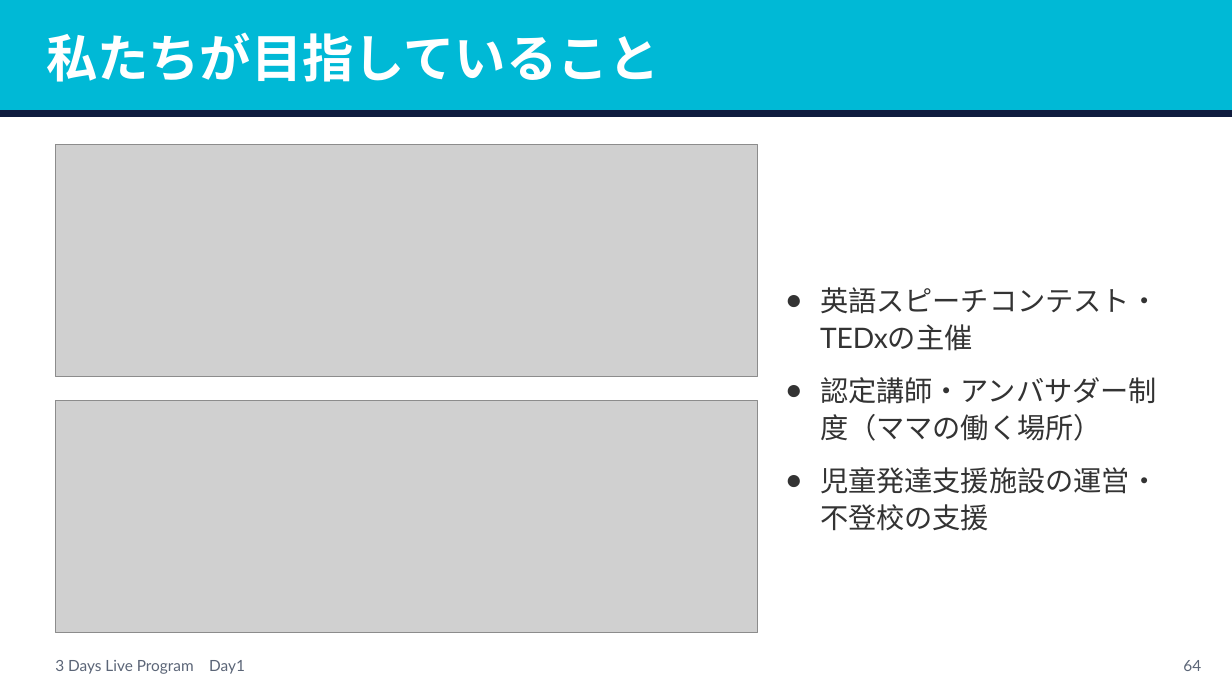
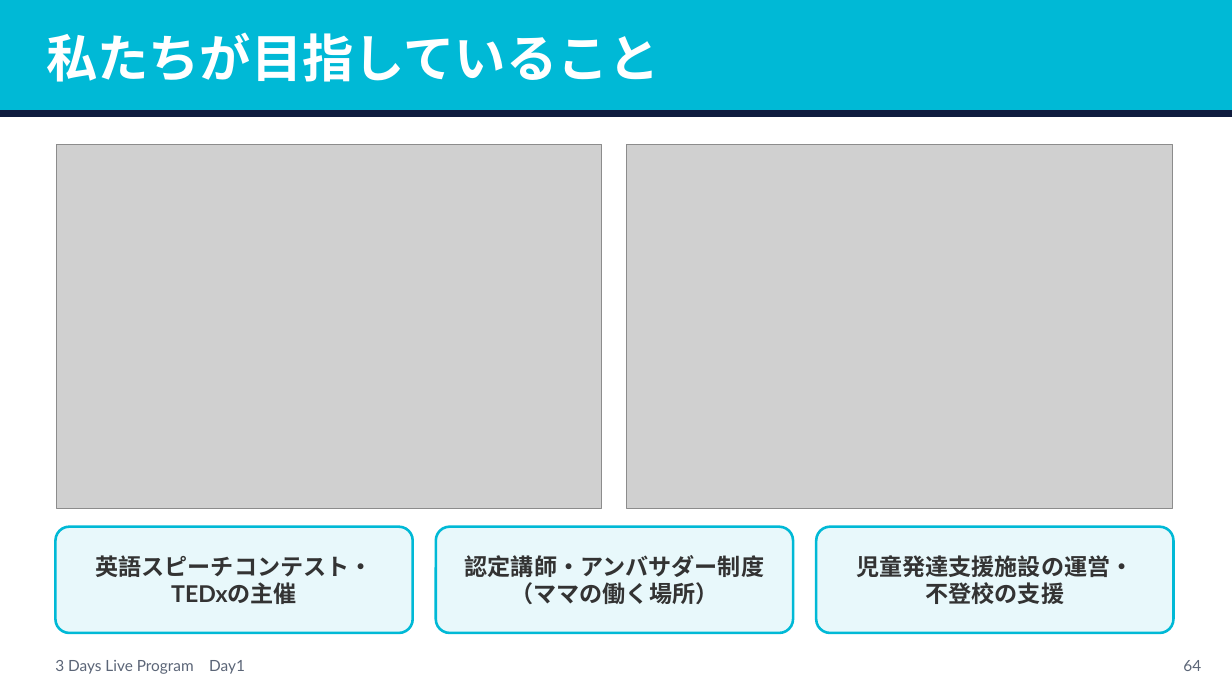
Before and after one commit to tanakayuc/static-pages, a slide deck: slide 64 of pigmarion-homeinter-3days-live/day1/v2/homeinter-day1-v2.pptx. Drawn at 1232x693 pixels with LibreOffice and Linux fonts; fonts in the diff are those of the drawing; grey boxes stand for pictures. Boxes give left, top, right and bottom in pixels: in the first picture for what was removed or moved away, otherwise in the second. Text is boxed around its words. In the diff, an @@ line names an element or a change of style, - is before the commit and + after.

```diff
--- a/pigmarion-homeinter-3days-live/day1/v2/homeinter-day1-v2.pptx
+++ b/pigmarion-homeinter-3days-live/day1/v2/homeinter-day1-v2.pptx
@@ picture: place and size @@
-picture at bbox=[55, 144, 758, 377]
+picture at bbox=[56, 144, 602, 508]
@@ picture: place and size @@
-picture at bbox=[55, 400, 758, 633]
+picture at bbox=[627, 144, 1173, 508]
@@ rounded rectangle added at bbox=[55, 527, 413, 633], fill #E8F8FB, outline #00B9D6 2 pt @@
@@ rounded rectangle added at bbox=[436, 527, 794, 633], fill #E8F8FB, outline #00B9D6 2 pt @@
@@ rounded rectangle added at bbox=[816, 527, 1174, 633], fill #E8F8FB, outline #00B9D6 2 pt @@
@@ text added at bbox=[95, 555, 372, 604], 18 pt, text #333333, bold @@
+英語スピーチコンテスト・
+TEDxの主催
@@ text added at bbox=[465, 555, 764, 604], 18 pt, text #333333, bold @@
+認定講師・アンバサダー制度
+（ママの働く場所）
@@ text at bbox=[856, 555, 1133, 604]: text changed; size 22 to 18 pt; bold on @@
-● 英語スピーチコンテスト・TEDxの主催
-● 認定講師・アンバサダー制度（ママの働く場所）
-● 児童発達支援施設の運営・不登校の支援
+児童発達支援施設の運営・
+不登校の支援
```
Also in this commit, not shown: 1 other slide changed, 4 other files.
